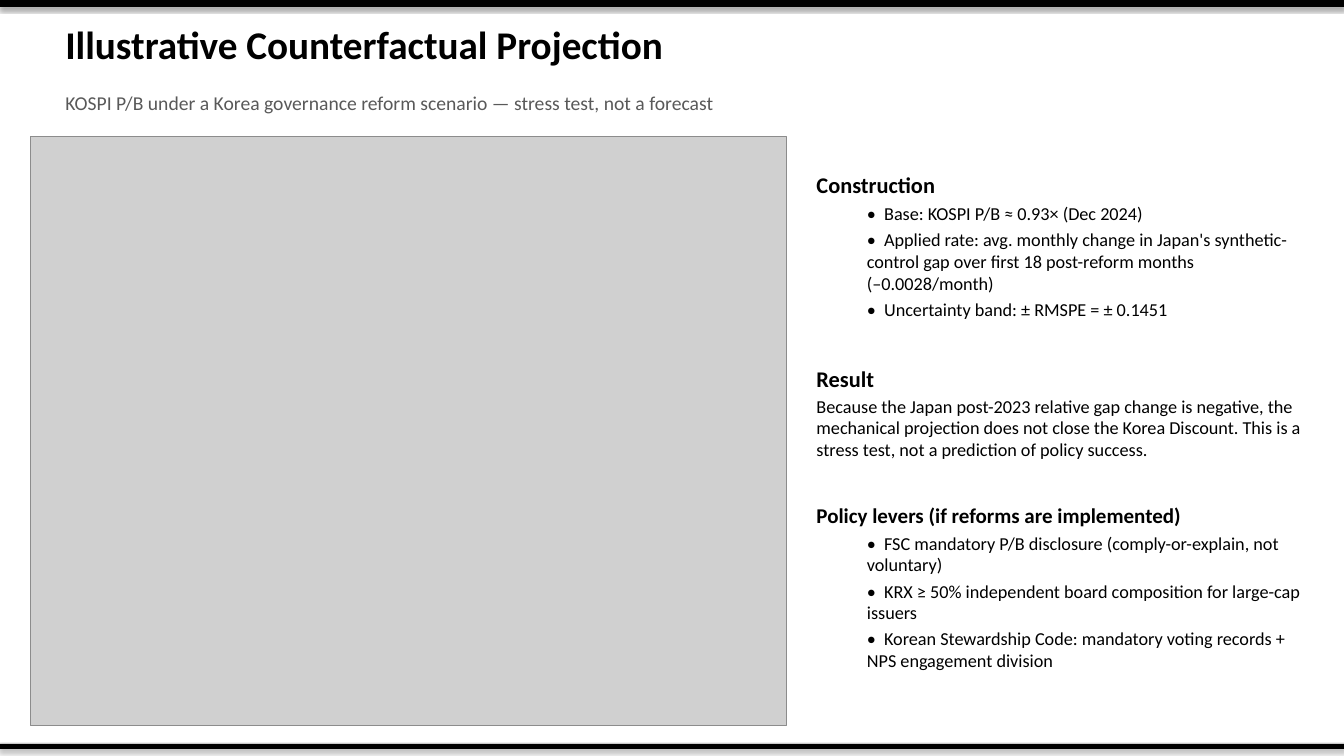
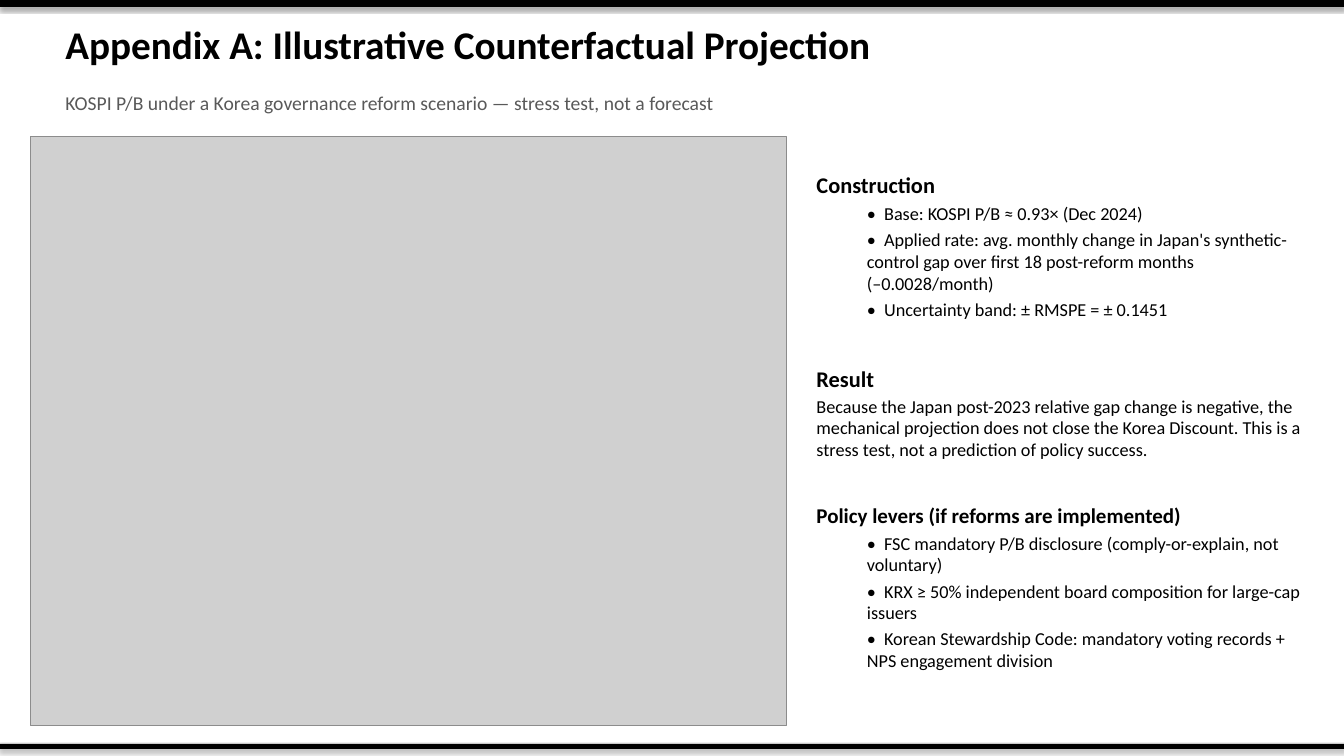
Before and after one commit to dandan002/kor-discount, a slide deck: slide 10 of output/korea_discount_slides_short.pptx (slide 9 before the commit). Drawn at 1344x756 pixels with LibreOffice and Linux fonts; fonts in the diff are those of the drawing; grey boxes stand for pictures. Boxes give left, top, right and bottom in pixels: in the first picture for what was removed or moved away, otherwise in the second. Text is boxed around its words. In the diff, an @@ line names an element or a change of style, - is before the commit and + after.

```diff
--- a/output/korea_discount_slides_short.pptx
+++ b/output/korea_discount_slides_short.pptx
@@ text at (x1=65, y1=31, x2=870, y2=66): text changed @@
-Illustrative Counterfactual Projection
+Appendix A: Illustrative Counterfactual Projection
```
Also in this commit, not shown: 1 other slide changed, 5 other files.
